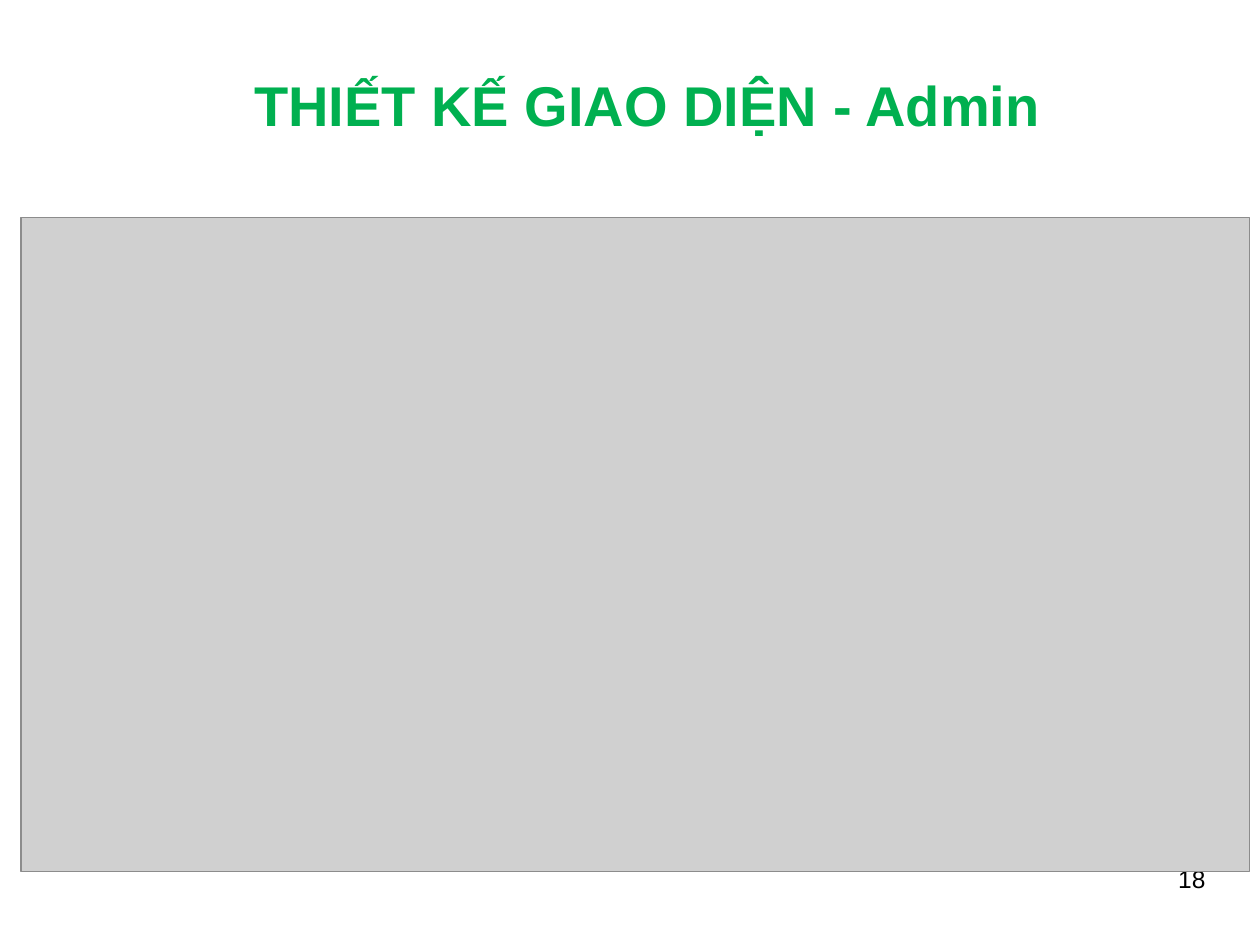
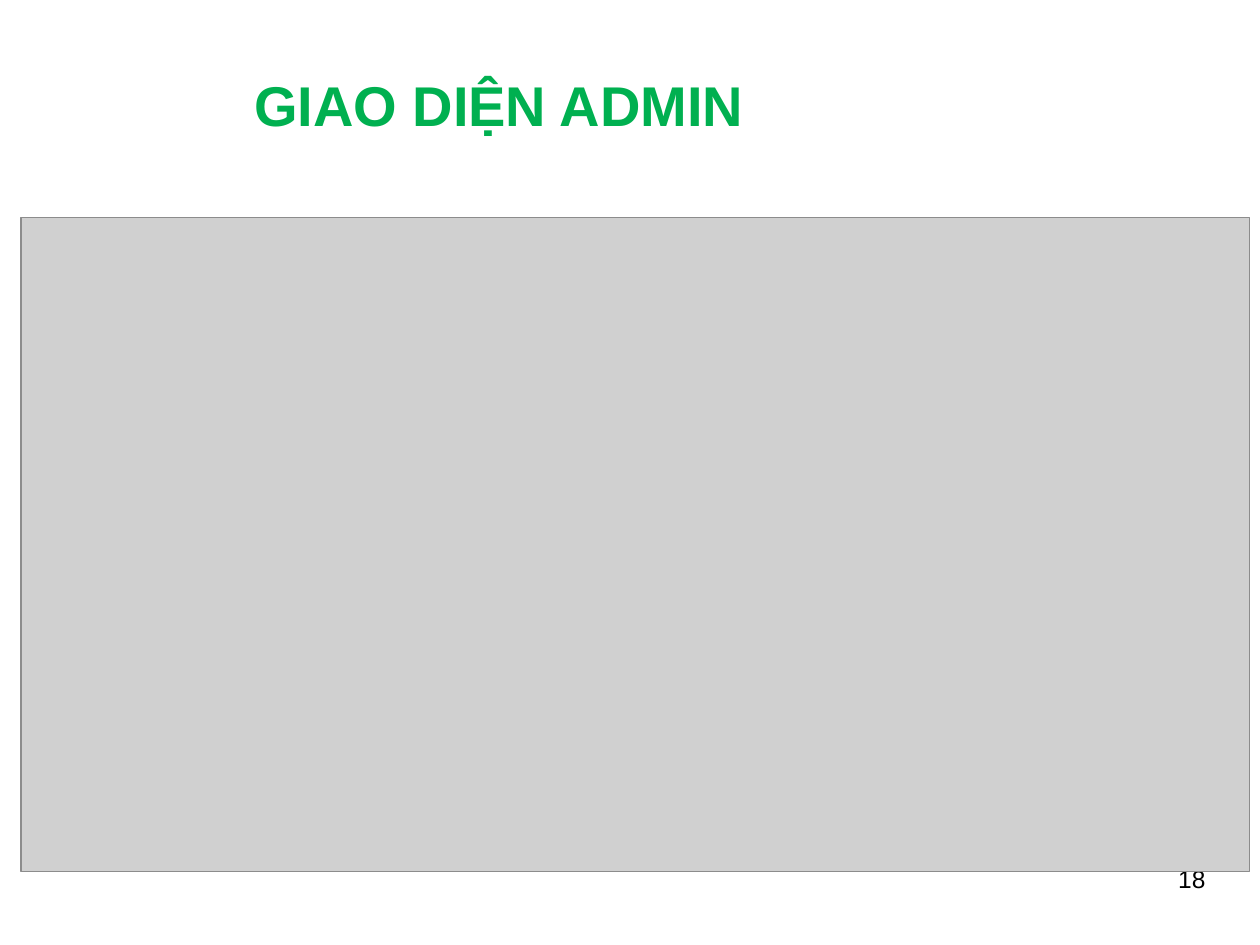
Before and after one commit to ngthuc/graduation-thesis, a slide deck: slide 18 of DOCUMENTS/documentations/Slide_HethongQuanlyProfileVienchucKhoaCNTT-TT_LeNguyenThucB1400731.ppt. Drawn at 1260x945 pixels with LibreOffice and Linux fonts; fonts in the diff are those of the drawing; grey boxes stand for pictures; background and template pictures are left out. Boxes give left, top, right and bottom in pixels: in the first picture for what was removed or moved away, otherwise in the second. Text is boxed around its words. In the diff, an @@ line names an element or a change of style, - is before the commit and + after.

```diff
--- a/DOCUMENTS/documentations/Slide_HethongQuanlyProfileVienchucKhoaCNTT-TT_LeNguyenThucB1400731.ppt
+++ b/DOCUMENTS/documentations/Slide_HethongQuanlyProfileVienchucKhoaCNTT-TT_LeNguyenThucB1400731.ppt
@@ title at [254,82,743,136]: text changed @@
-THIẾT KẾ GIAO DIỆN - Admin
+GIAO DIỆN ADMIN
```
Also in this commit, not shown: 4 other slides changed, 9 slides added, 3 other files.
